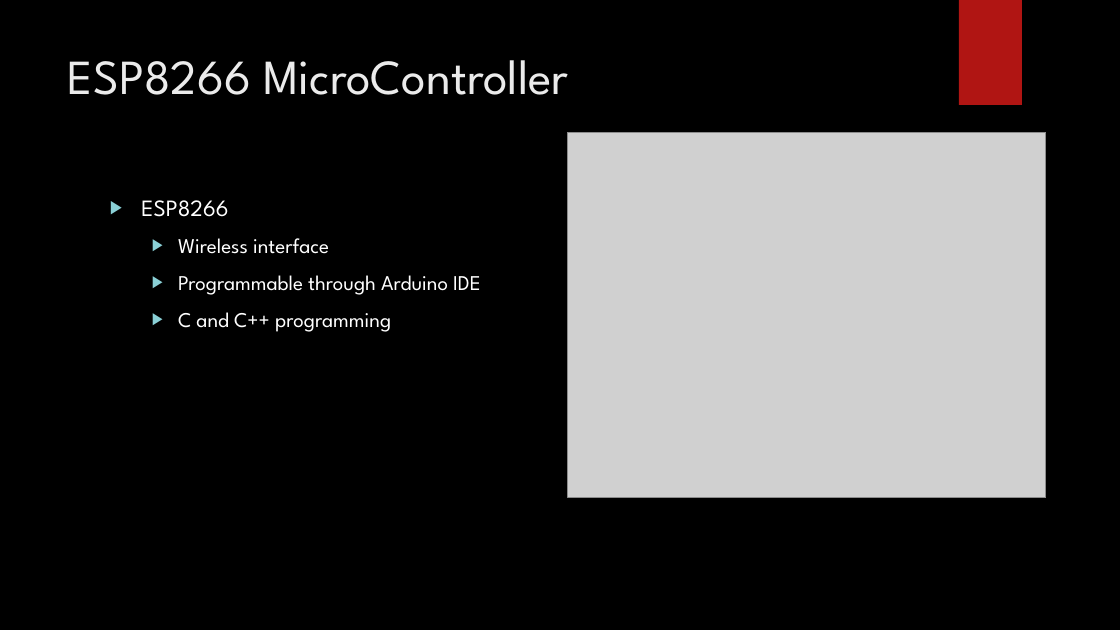
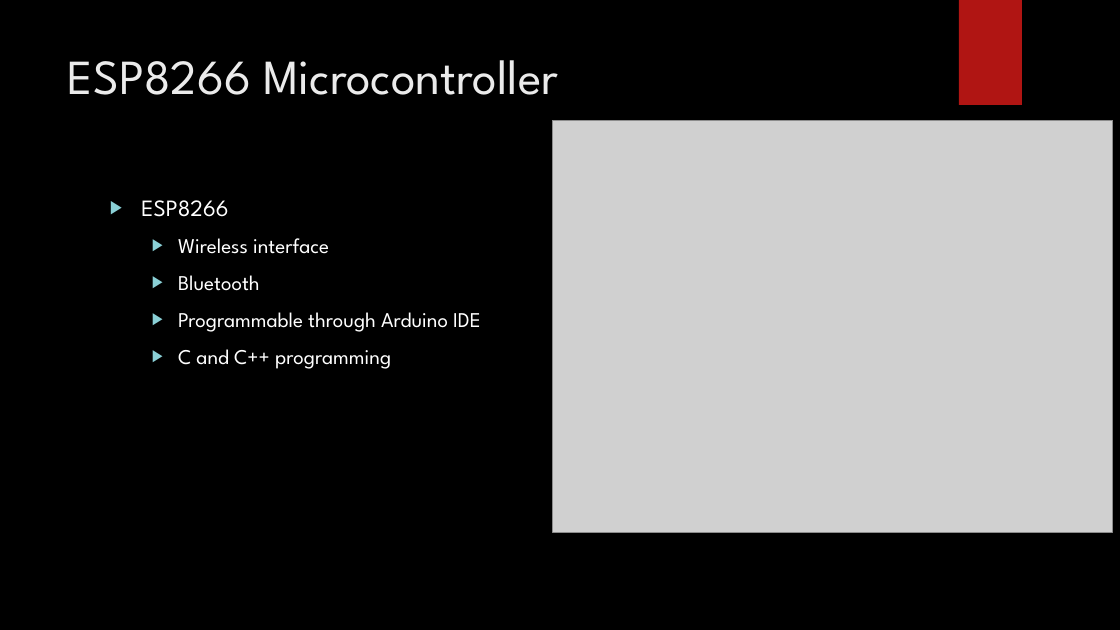
Before and after one commit to cammatth2001/HomeAutomation, a slide deck: slide 4 of HomeAutomation.pptx. Drawn at 1120x630 pixels with LibreOffice and Linux fonts; fonts in the diff are those of the drawing; grey boxes stand for pictures; background and template pictures are left out. Boxes give left, top, right and bottom in pixels: in the first picture for what was removed or moved away, otherwise in the second. Text is boxed around its words. In the diff, an @@ line names an element or a change of style, - is before the commit and + after.

```diff
--- a/HomeAutomation.pptx
+++ b/HomeAutomation.pptx
@@ title at (x1=68, y1=60, x2=558, y2=95): text changed @@
-ESP8266 MicroController
+ESP8266 Microcontroller
@@ picture resized from (x1=568, y1=132, x2=1046, y2=498) to (x1=552, y1=120, x2=1112, y2=532) @@
@@ ellipse removed at (x1=791, y1=154, x2=1049, y2=413) @@
@@ text at (x1=178, y1=275, x2=260, y2=291): paragraph added @@
+  ▶ Bluetooth
```
Also in this commit, not shown: 3 other slides changed, 2 slides added, 7 other files.
